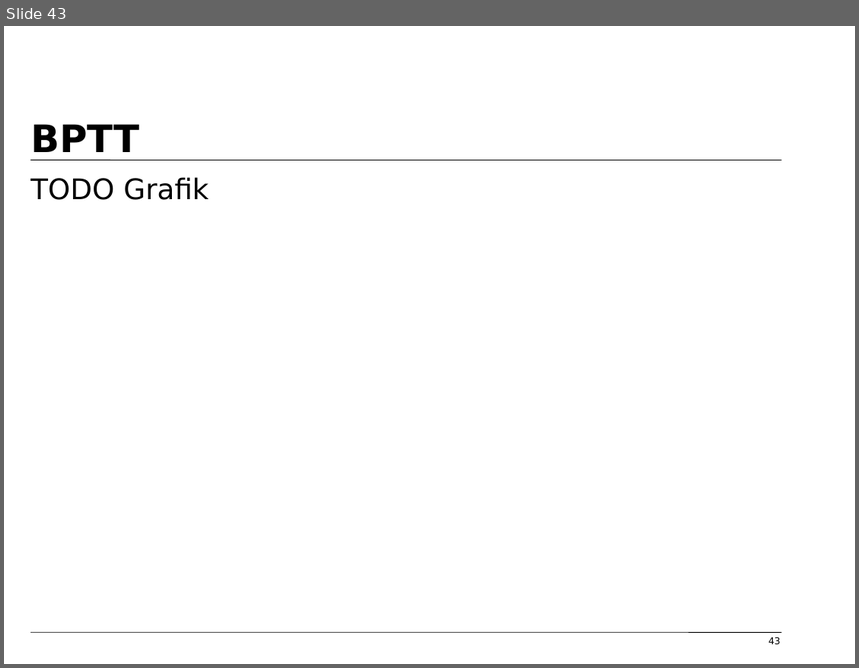
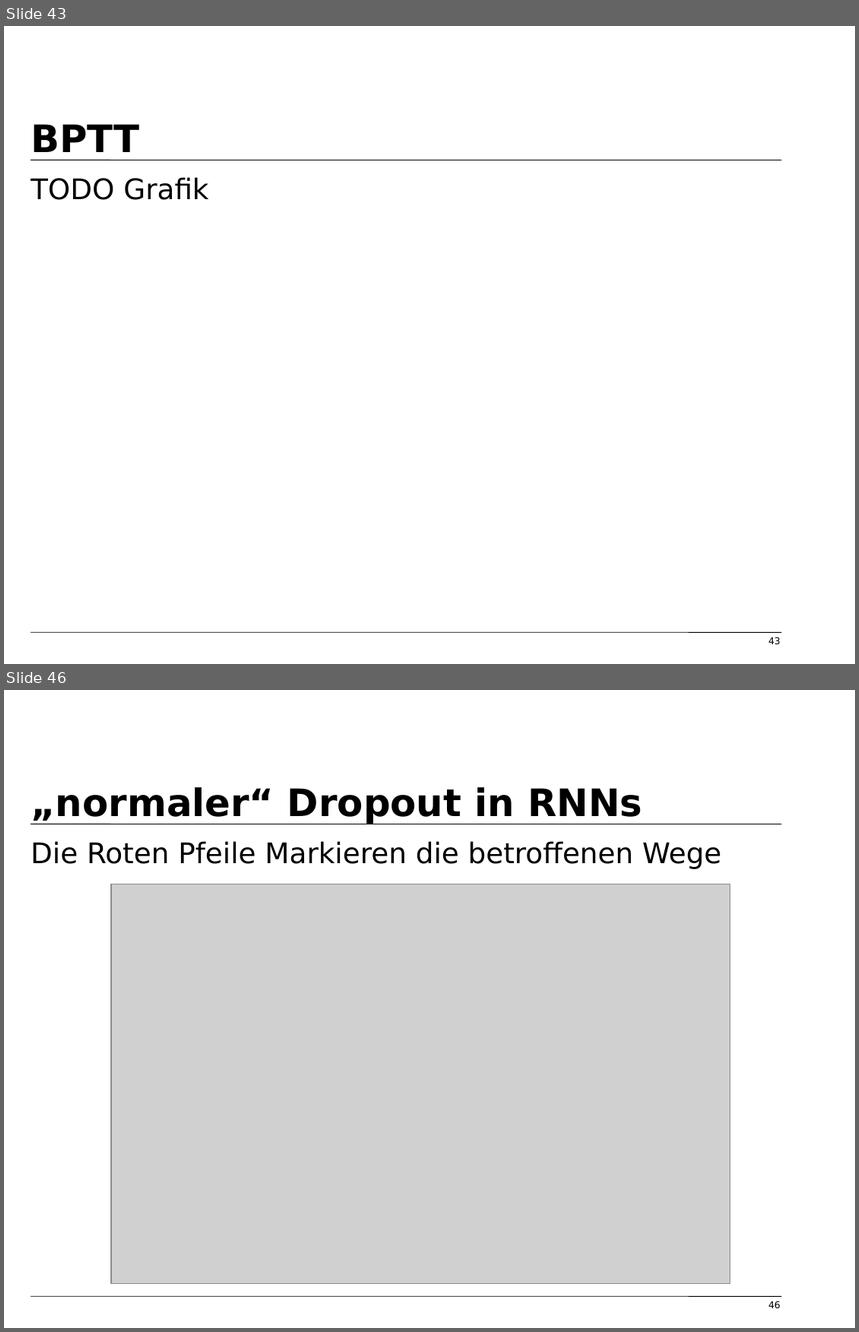
Before and after one commit to tfassbender/deep_learning_team_rnn, a slide deck: vorlesung/vorlesung_rnn_tobias_marvin.odp. Shown one above the other, each under a label of ours: slide 43 before the commit, slides 43 and 46 after it; the slides between them are not shown. The pictures are 859x668 and 859x1332 pixels, drawn with LibreOffice and Linux fonts; fonts in the diff are those of the drawing; grey boxes stand for pictures; background and template pictures are left out. Boxes give left, top, right and bottom in pixels: in the first picture for what was removed or moved away, otherwise in the second. Text is boxed around its words. In the diff, an @@ line names an element or a change of style, - is before the commit and + after.

Commit message:
Added Dropout for RNNs

```diff
--- a/vorlesung/vorlesung_rnn_tobias_marvin.odp
+++ b/vorlesung/vorlesung_rnn_tobias_marvin.odp
@@ slide 46 added at [4, 690, 855, 1328], background #FFFFFF; not listed: 2 template elements that a slide beside it also shows @@
@@ title added at [31, 787, 642, 825], 32 pt, text #000000, bold @@
+„normaler“ Dropout in RNNs
@@ text added at [31, 841, 721, 869], 24 pt, text #000000 @@
+Die Roten Pfeile Markieren die betroffenen Wege
@@ picture added at [111, 884, 731, 1284] @@
@@ page number added at [769, 1301, 781, 1309], 8 pt, text #000000 @@
+46
```
Also in this commit, not shown: 4 slides changed, 3 other slides added, 1 other file.
